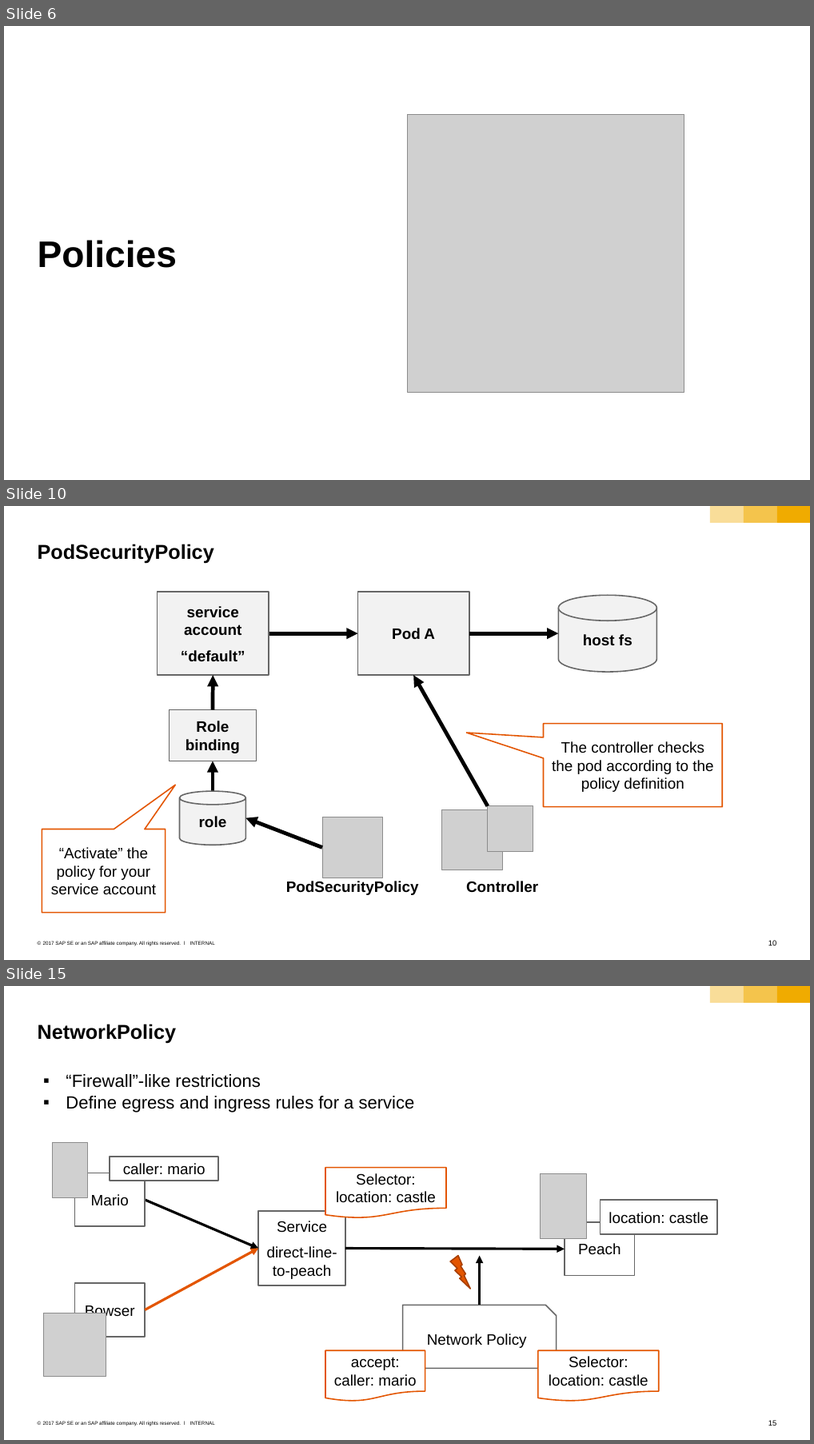
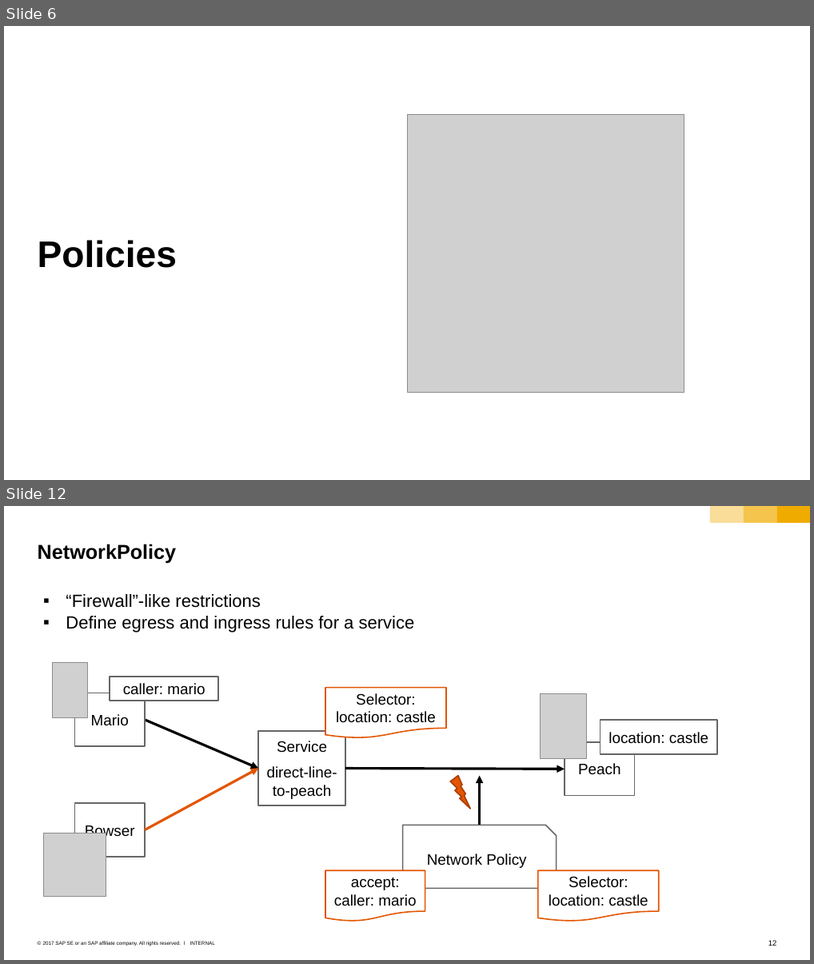
Before and after one commit to sriramrokkam/k8s-training, a slide deck: kubernetes/11_2_security.pptx. Shown one above the other, each under a label of ours: slides 6, 10 and 15 before the commit, slides 6 and 12 after it; the slides between them are not shown. The pictures are 814x1444 and 814x964 pixels, drawn with LibreOffice and Linux fonts; fonts in the diff are those of the drawing; grey boxes stand for pictures. Boxes give left, top, right and bottom in pixels: in the first picture for what was removed or moved away, otherwise in the second. Text is boxed around its words. In the diff, an @@ line names an element or a change of style, - is before the commit and + after.

Commit message:
update pod security standard

```diff
--- a/kubernetes/11_2_security.pptx
+++ b/kubernetes/11_2_security.pptx
@@ slide 10 removed at bbox=[4, 506, 810, 960], background #FFFFFF; not listed: 6 template elements that a slide beside it also shows @@
@@ title removed at bbox=[38, 544, 214, 564] @@
-PodSecurityPolicy
@@ rectangle removed at bbox=[157, 592, 268, 676] @@
-service account
-“default”
@@ rectangle removed at bbox=[358, 592, 469, 676] @@
-Pod A
@@ cylinder removed at bbox=[558, 595, 657, 672] @@
-host fs
@@ arrow removed from (269, 633) to (358, 633) @@
@@ arrow removed from (470, 633) to (558, 633) @@
@@ arrow removed from (213, 710) to (213, 675) @@
@@ arrow removed from (487, 806) to (414, 675) @@
@@ rectangle removed at bbox=[169, 710, 256, 761] @@
-Role binding
@@ speech box removed at bbox=[543, 723, 722, 807] @@
-The controller checks the pod according to the policy definition
@@ arrow removed from (213, 791) to (213, 760) @@
@@ cylinder removed at bbox=[179, 791, 246, 844] @@
-role
@@ arrow removed from (322, 847) to (246, 817) @@
@@ picture removed at bbox=[322, 816, 383, 877] @@
@@ picture removed at bbox=[442, 809, 502, 870] @@
@@ picture removed at bbox=[487, 806, 532, 851] @@
@@ speech box removed at bbox=[42, 829, 166, 912] @@
-“Activate” the policy for your service account
@@ text removed at bbox=[286, 880, 419, 895] @@
-PodSecurityPolicy
@@ text removed at bbox=[466, 880, 538, 892] @@
-Controller
@@ what was slide 15 is now slide 12 @@
@@ page number at bbox=[769, 940, 778, 945]: text changed @@
-15
+12
```
Also in this commit, not shown: 3 slides changed, 2 slides added, 4 other slides removed.
